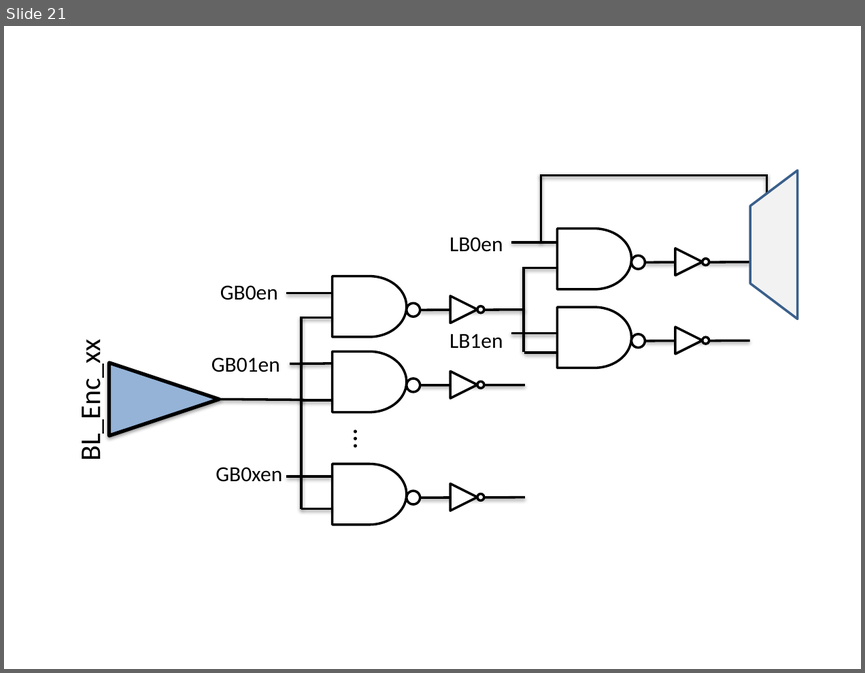
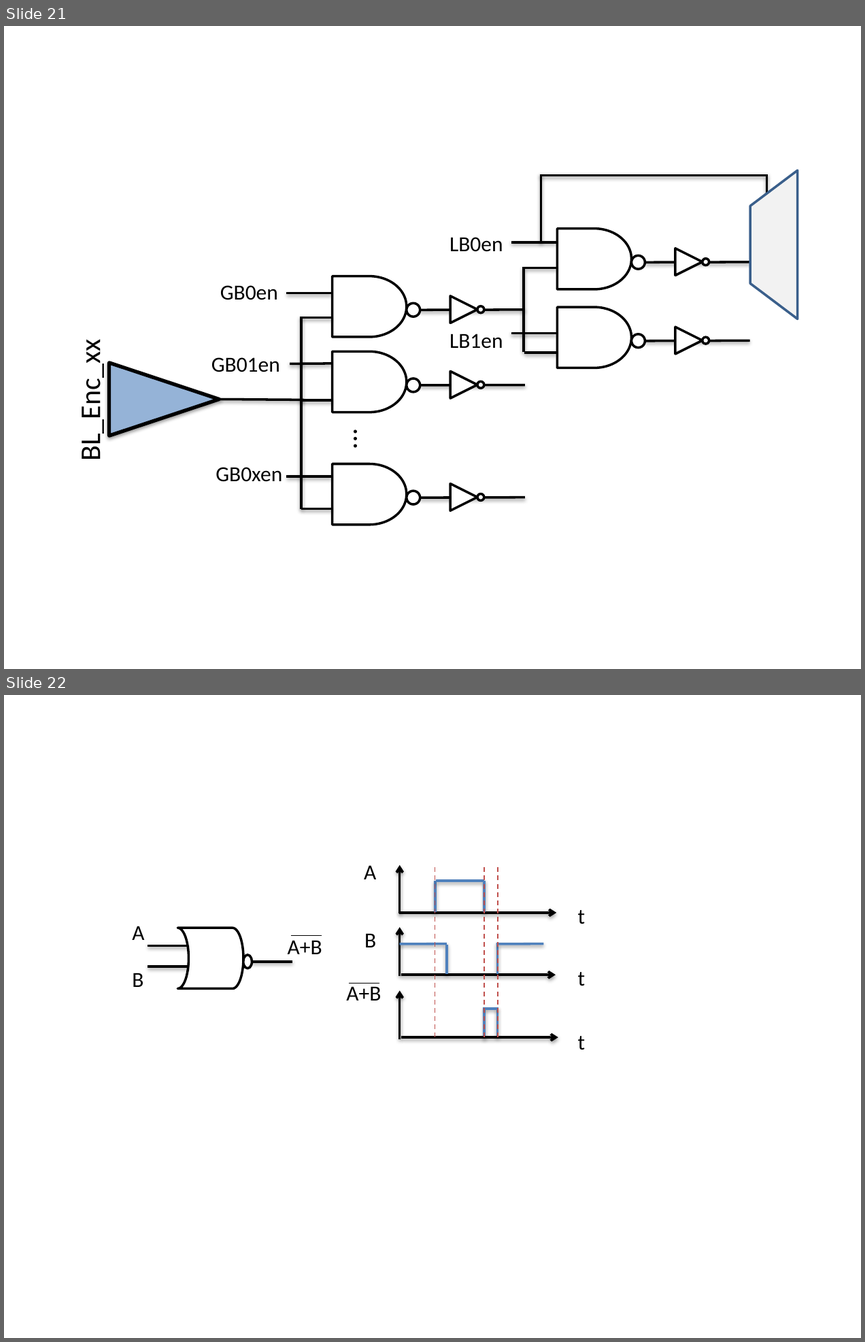
Before and after one commit to alexander-standaert/Thesis-Design-of-RRam, a slide deck: Thesis/fig/figure presentation.pptx. Shown one above the other, each under a label of ours: slide 21 before the commit, slides 21 and 22 after it. The pictures are 865x673 and 865x1342 pixels, drawn with LibreOffice and Linux fonts; fonts in the diff are those of the drawing. Boxes give left, top, right and bottom in pixels: in the first picture for what was removed or moved away, otherwise in the second. Text is boxed around its words. In the diff, an @@ line names an element or a change of style, - is before the commit and + after.

```diff
--- a/Thesis/fig/figure presentation.pptx
+++ b/Thesis/fig/figure presentation.pptx
@@ slide 22 added at (4, 695, 861, 1338), background #FFFFFF @@
@@ group added at (132, 864, 585, 1050): 18 lines, 9 texts, 6 arrows, 1 flow chart online storage, 1 ellipse @@
+t
+t
+A+B
+t
+A
+B
+A
+B
+A+B
```
Also in this commit, not shown: 5 slides changed, 11 other files.
